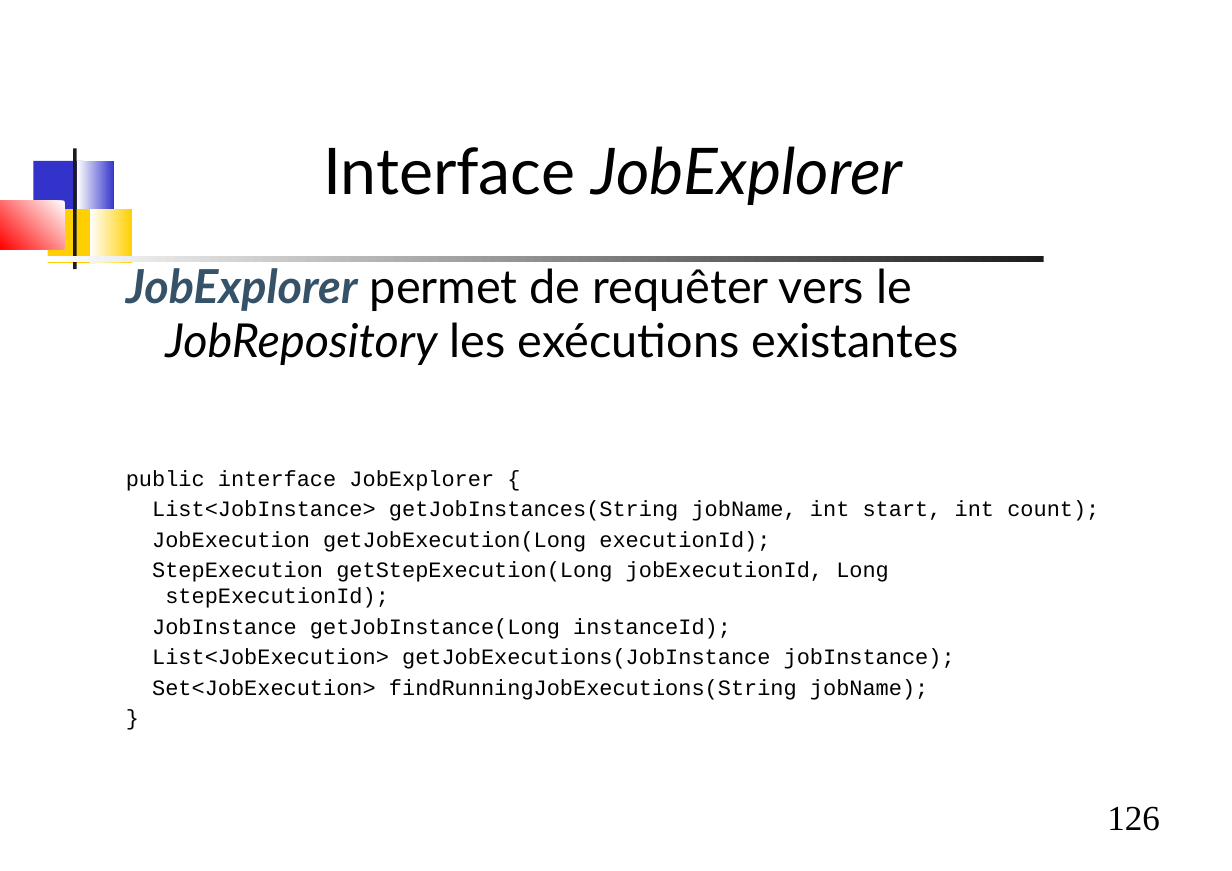
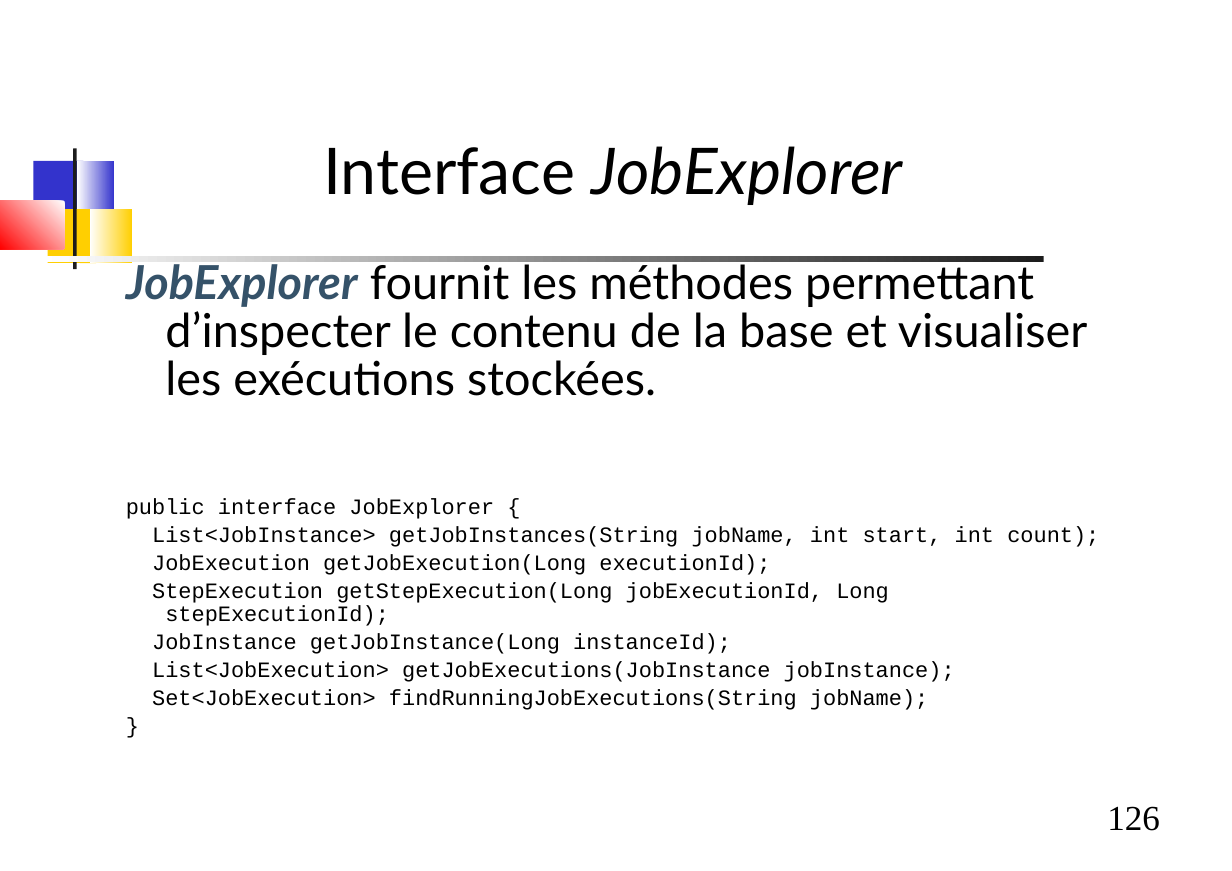
Before and after one commit to dthibau/springbatch, a slide deck: slide 126 of SpringBatch.odp. Drawn at 1232x871 pixels with LibreOffice and Linux fonts; fonts in the diff are those of the drawing. Boxes give left, top, right and bottom in pixels: in the first picture for what was removed or moved away, otherwise in the second. Text is boxed around its words. In the diff, an @@ line names an element or a change of style, - is before the commit and + after.

```diff
--- a/SpringBatch.odp
+++ b/SpringBatch.odp
@@ text at [126,258,1087,396]: text changed @@
-JobExplorer permet de requêter vers le JobRepository les exécutions existantes
+JobExplorer fournit les méthodes permettant d’inspecter le contenu de la base et visualiser les exécutions stockées.
@@ text at [126,498,1099,710]: line spacing 1 to 0.9 @@
```
Also in this commit, not shown: 7 other slides changed, 3 slides removed, 2 other files.
